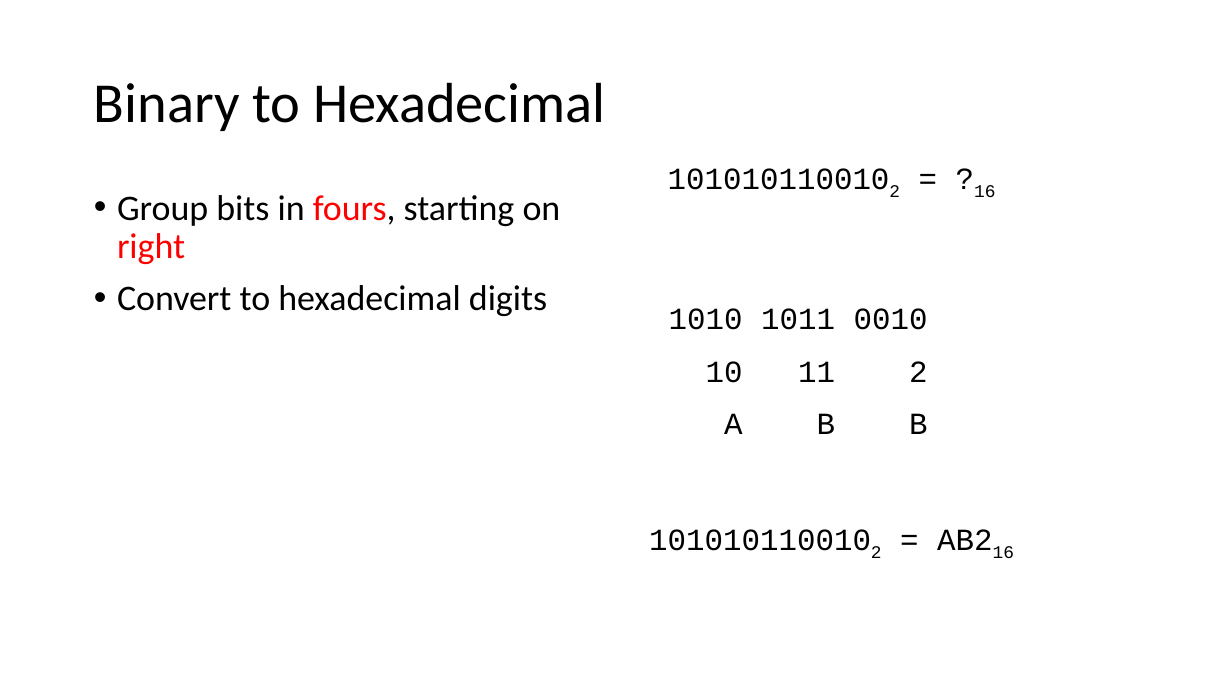
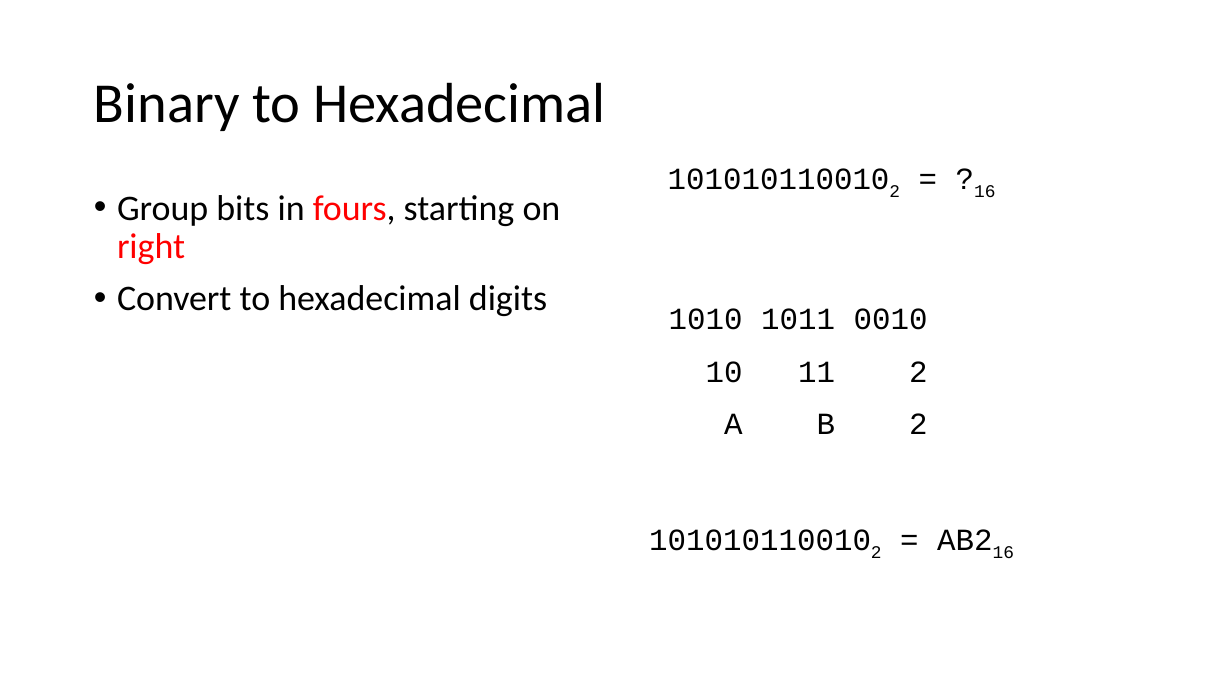
Before and after one commit to frankwxu/digital-forensics-lab, a slide deck: slide 10 of Basic_Computer_Skills_for_Forensics/0_Number_Systems.pptx. Drawn at 1232x693 pixels with LibreOffice and Linux fonts; fonts in the diff are those of the drawing; background and template pictures are left out. Boxes give left, top, right and bottom in pixels: in the first picture for what was removed or moved away, otherwise in the second. Text is boxed around its words. In the diff, an @@ line names an element or a change of style, - is before the commit and + after.

```diff
--- a/Basic_Computer_Skills_for_Forensics/0_Number_Systems.pptx
+++ b/Basic_Computer_Skills_for_Forensics/0_Number_Systems.pptx
@@ text at [724, 413, 927, 434]: text changed @@
-A B B
+A B 2
```
Also in this commit, not shown: 3 other files.
